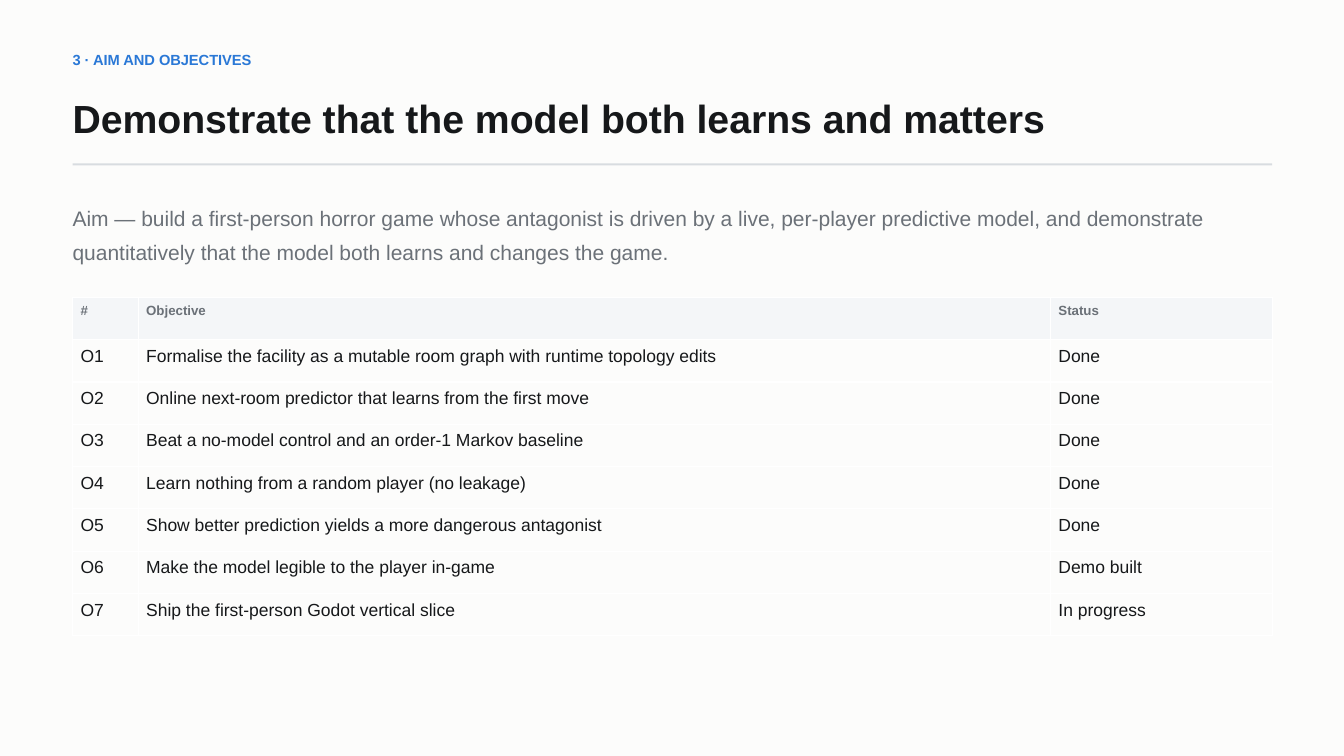
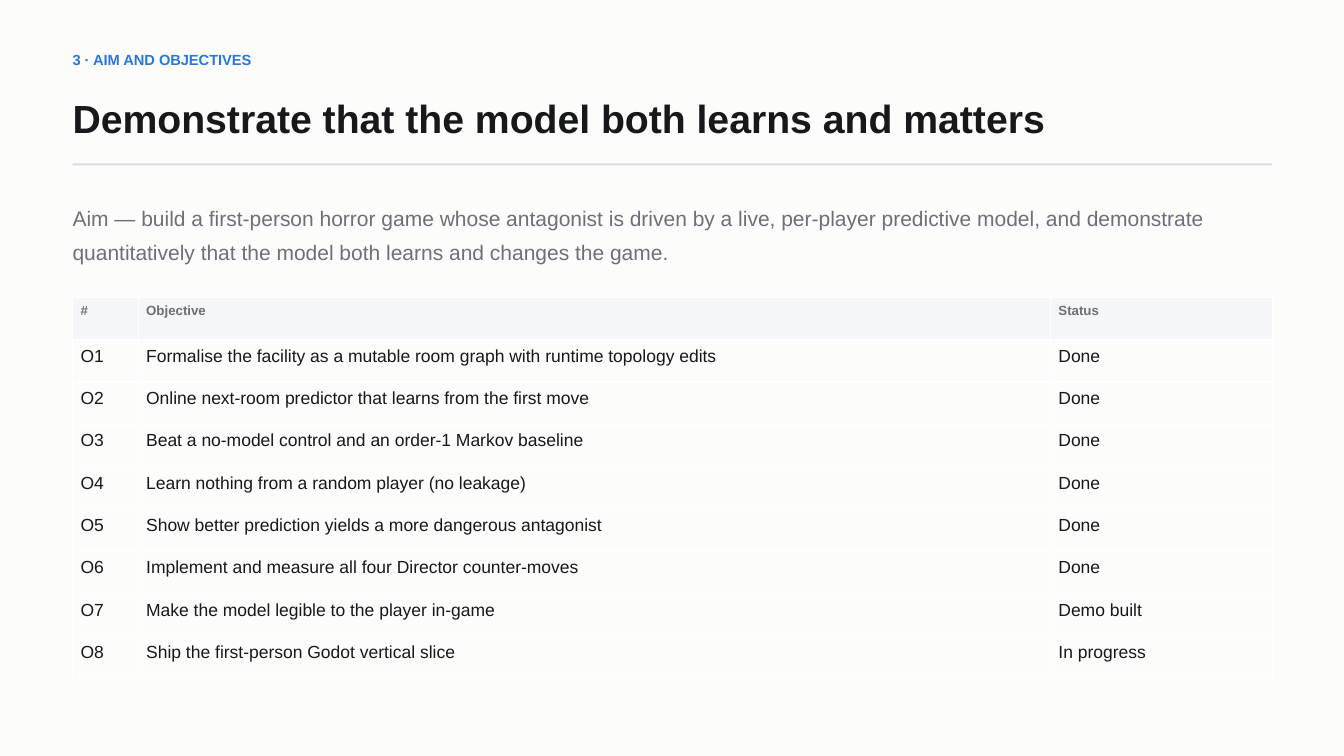
Before and after one commit to Sh1v4mKum4r/parity, a slide deck: slide 5 of docs/PARITY-review-deck.pptx. Drawn at 1344x756 pixels with LibreOffice and Linux fonts; fonts in the diff are those of the drawing. Boxes give left, top, right and bottom in pixels: in the first picture for what was removed or moved away, otherwise in the second. Text is boxed around its words. In the diff, an @@ line names an element or a change of style, - is before the commit and + after.

Commit message:
Implement the Director's full counter-move set and verify it
The documented four counter-moves were not all wired up: rewire() and seal_door()
existed but were never called, choose_sabotage() was never called in any measured
experiment, and the confidence gate defaulted to off. The report also claimed unit
tests that did not exist.

- FullDirector: intercept, seal, rewire, poison, scored by expected disruption x
  confidence, with the fairness rules enforced in code rather than documented
- HabitualBot rewritten to navigate by shortest path so world edits actually bite
- E5: world editing raises objective cost by 60% (15.7 -> 25.2 moves per lap)
- E6: targeted sabotage shows NO advantage under uniform reliance, 12% under
  uneven reliance -- reported as a conditional result
- test_invariants.py: 9 invariants over 25 facilities, all passing
- Demo gains all four counter-moves with live counters
- All figures, report and deck regenerated from metrics.json

```diff
--- a/docs/PARITY-review-deck.pptx
+++ b/docs/PARITY-review-deck.pptx
@@ table at (x1=73, y1=297, x2=1272, y2=679) @@
-row 7: O6 | Make the model legible to the player in-game | Demo built
-row 8: O7 | Ship the first-person Godot vertical slice | In progress
+row 7: O6 | Implement and measure all four Director counter-moves | Done
+row 8: O7 | Make the model legible to the player in-game | Demo built
+row 9: O8 | Ship the first-person Godot vertical slice | In progress
```
Also in this commit, not shown: 6 other slides changed, 3 slides added, 15 other files.
